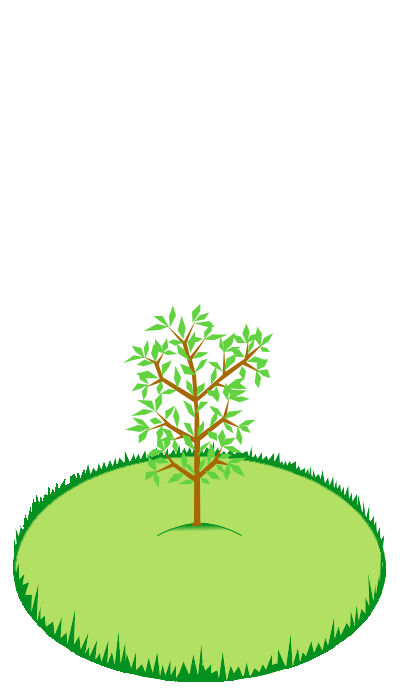
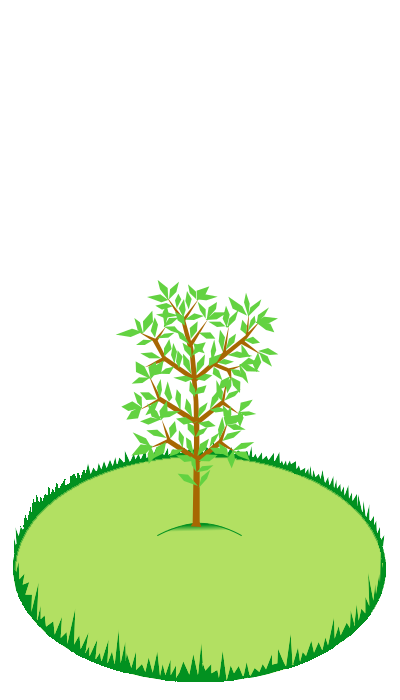
Comparing the layer stacks of the two 400x700 images. Changes:
added layer "дерево - 12" in group "Группа слоёв" over <box>115,280,279,527</box>
hid "дерево - 11" over <box>123,303,274,527</box>
